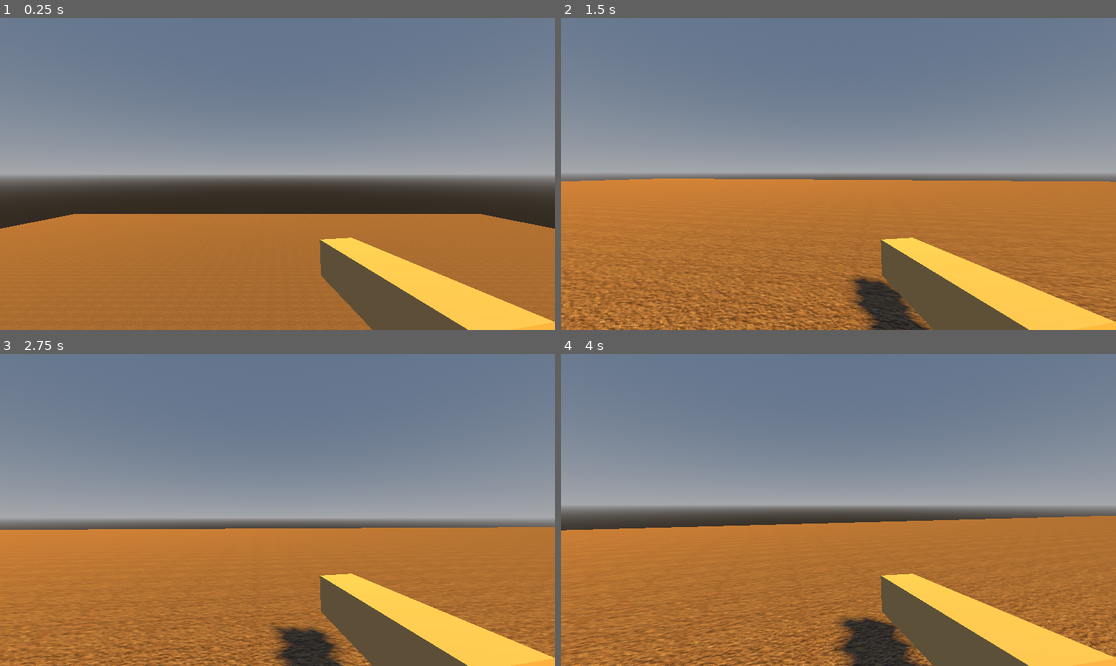
Above: before the commit, frames 1-4 (two rows, left to right).
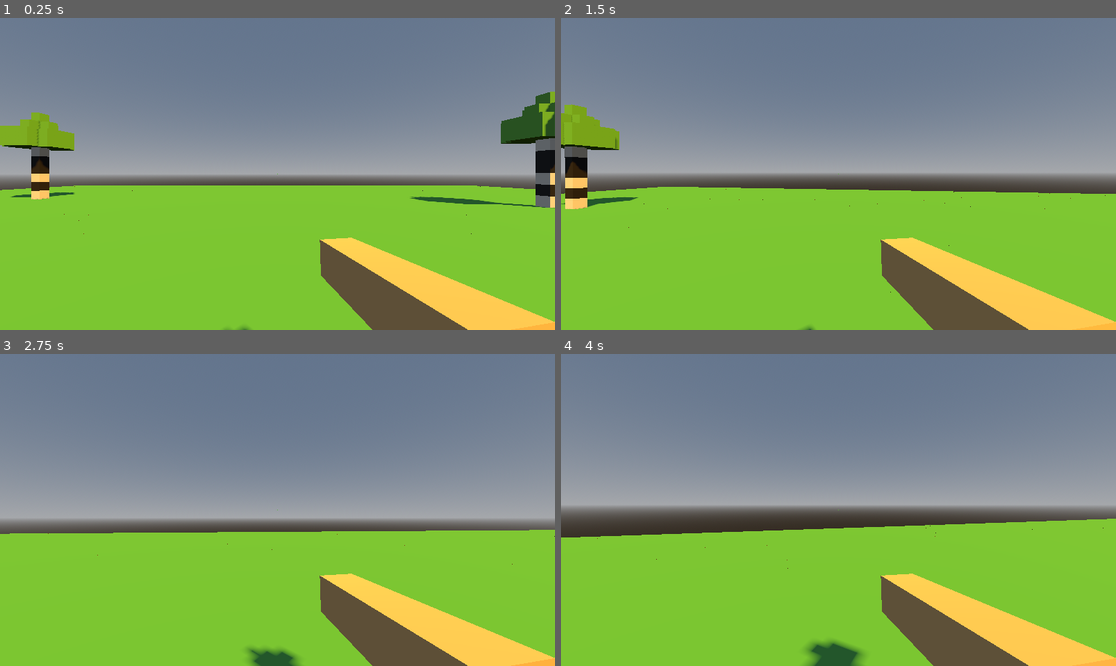
Above: after the commit, the same moments.

Repository: Shibalba/bricklayer
Game: Godot game, scene res://main.tscn
Same seed, same stepped clock (60 frames per second), same inputs: the game is played once before the commit and once after it. Sound files missing from this copy of the repository are replaced by a short silence.
Inputs (mouse positions are in pixels of both pictures, inside the frame that each line leads up to):
- Up to frame 1 (0.25 s): no input
- Up to frame 2 (1.5 s): tap Enter at 0.5 s; move the mouse to (866, 174) at 0.52 s; press the mouse at (866, 174) at 0.53 s; hold W (move_forward) from 0.53 s (still down); tap Space (jump) at 0.77 s; right-click (866, 174) at 0.8 s; move the mouse to (810, 174) at 1.27 s; release the mouse at (810, 174) at 1.28 s; right-click (810, 174) at 1.35 s
- Up to frame 3 (2.75 s): keep holding W (move_forward); tap Space (jump) at 1.52 s; click (249, 510) at 1.55 s; move the mouse to (288, 503) at 2.02 s; press the mouse at (288, 503) at 2.03 s; right-click (288, 503) at 2.3 s
- Up to frame 4 (4 s): keep holding W (move_forward); move the mouse to (832, 516) at 2.77 s; release the mouse at (832, 516) at 2.78 s; right-click (832, 516) at 2.85 s; tap Space (jump) at 3.02, 3.77 s; click (832, 516) at 3.05 s; move the mouse to (877, 513) at 3.52 s; press the mouse at (877, 513) at 3.53 s; right-click (877, 513) at 3.8 s

The runs differ from the first frame. In frame 1, 43% of the frame differs, in the area x 0-100%, y 23-100%; in frame 2, 43%, in the area x 0-100%, y 27-100%; in frame 3, 37%; in frame 4, 39%.

Commit message:
Add birch tree and ground generator functionality with associated resources
Co-authored-by: Copilot <copilot@github.com>

Diff:
--- /dev/null
+++ b/birch_tree.gd
@@ -0,0 +1,95 @@
+extends Node3D
+
+@export var trunk_height: int = 6
+@export var leaf_radius: int = 2
+@export var leaf_layers: int = 3
+@export var block_size: float = 0.5
+@export var trunk_base_y: float = 0.5
+
+@onready var blocks = $Blocks
+
+var trunk_mat: StandardMaterial3D
+var bark_mark_mat: StandardMaterial3D
+var leaf_mat: StandardMaterial3D
+var voxel_mesh: BoxMesh
+var voxel_shape: BoxShape3D
+
+
+func _ready() -> void:
+	_build_resources()
+	_build_tree()
+
+
+func _build_resources() -> void:
+	trunk_mat = StandardMaterial3D.new()
+	trunk_mat.albedo_color = Color(0.93, 0.91, 0.85)
+	trunk_mat.roughness = 1.0
+
+	bark_mark_mat = StandardMaterial3D.new()
+	bark_mark_mat.albedo_color = Color(0.16, 0.16, 0.16)
+	bark_mark_mat.roughness = 1.0
+
+	leaf_mat = StandardMaterial3D.new()
+	leaf_mat.albedo_color = Color(0.43, 0.76, 0.29)
+	leaf_mat.roughness = 1.0
+
+	voxel_mesh = BoxMesh.new()
+	voxel_mesh.size = Vector3.ONE * block_size
+
+	voxel_shape = BoxShape3D.new()
+	voxel_shape.size = Vector3.ONE * block_size
+
+
+func _build_tree() -> void:
+	for child in blocks.get_children():
+		child.queue_free()
+
+	_build_trunk()
+	_build_leaves()
+
+
+func _build_trunk() -> void:
+	for y in range(trunk_height):
+		var mat = trunk_mat
+		# Sparse dark bands help sell the birch look without textures.
+		if y == 1 or y == 3 or y == trunk_height - 2:
+			mat = bark_mark_mat
+		_add_voxel(Vector3(0, y, 0), mat)
+
+
+func _build_leaves() -> void:
+	var top_y = trunk_height
+
+	for layer in range(leaf_layers):
+		var y = top_y + layer
+		var radius = max(1, leaf_radius - int(layer / 2.0))
+
+		for x in range(-radius, radius + 1):
+			for z in range(-radius, radius + 1):
+				if abs(x) == radius and abs(z) == radius:
+					continue
+				if layer == 0 and x == 0 and z == 0:
+					continue
+				_add_voxel(Vector3(x, y, z), leaf_mat)
+
+	_add_voxel(Vector3(0, top_y + leaf_layers, 0), leaf_mat)
+
+
+func _add_voxel(grid_pos: Vector3, material: StandardMaterial3D) -> void:
+	var body = StaticBody3D.new()
+	body.position = Vector3(
+		grid_pos.x * block_size,
+		trunk_base_y + grid_pos.y * block_size,
+		grid_pos.z * block_size
+	)
+
+	var mesh_instance = MeshInstance3D.new()
+	mesh_instance.mesh = voxel_mesh
+	mesh_instance.material_override = material
+	body.add_child(mesh_instance)
+
+	var collider = CollisionShape3D.new()
+	collider.shape = voxel_shape
+	body.add_child(collider)
+
+	blocks.add_child(body)
--- /dev/null
+++ b/birch_tree.tscn
@@ -0,0 +1,8 @@
+[gd_scene format=3]
+
+[ext_resource type="Script" path="res://birch_tree.gd" id="1_c3k2h"]
+
+[node name="BirchTree" type="Node3D"]
+script = ExtResource("1_c3k2h")
+
+[node name="Blocks" type="Node3D" parent="."]
--- a/brick.tscn
+++ b/brick.tscn
@@ -9,9 +9,10 @@
 
 [sub_resource type="BoxMesh" id="BoxMesh_awxk8"]
 material = SubResource("StandardMaterial3D_nkspu")
+size = Vector3(0.5, 0.5, 0.5)
 
 [sub_resource type="ConvexPolygonShape3D" id="ConvexPolygonShape3D_5p85m"]
-points = PackedVector3Array(0.5, 0.5, 0.5, 0.5, 0.5, -0.5, -0.5, 0.5, 0.5, 0.5, -0.5, 0.5, 0.5, -0.5, -0.5, -0.5, 0.5, -0.5, -0.5, -0.5, 0.5, -0.5, -0.5, -0.5)
+points = PackedVector3Array(0.25, 0.25, 0.25, 0.25, 0.25, -0.25, -0.25, 0.25, 0.25, 0.25, -0.25, 0.25, 0.25, -0.25, -0.25, -0.25, 0.25, -0.25, -0.25, -0.25, 0.25, -0.25, -0.25, -0.25)
 
 [node name="Node3D" type="Node3D" unique_id=1276581451]
 
--- /dev/null
+++ b/ground_block.tscn
@@ -0,0 +1,22 @@
+[gd_scene format=3]
+
+[sub_resource type="BoxMesh" id="BoxMesh_ground"]
+size = Vector3(0.5, 0.5, 0.5)
+
+[sub_resource type="BoxShape3D" id="BoxShape3D_ground"]
+size = Vector3(0.5, 0.5, 0.5)
+
+[sub_resource type="Shader" id="Shader_ground"]
+code = "shader_type spatial;\n\nuniform vec4 grass_color : source_color = vec4(0.36, 0.73, 0.30, 1.0);\nuniform vec4 dirt_color : source_color = vec4(0.46, 0.30, 0.18, 1.0);\n\nvarying vec3 world_nrm;\n\nvoid vertex() {\n\tworld_nrm = normalize((MODEL_NORMAL_MATRIX * NORMAL));\n}\n\nvoid fragment() {\n\tvec3 n = normalize(world_nrm);\n\tvec3 base_color = dirt_color.rgb;\n\tif (n.y > 0.9) {\n\t\tbase_color = grass_color.rgb;\n\t}\n\tALBEDO = base_color;\n\tROUGHNESS = 1.0;\n\tMETALLIC = 0.0;\n}\n"
+
+[sub_resource type="ShaderMaterial" id="ShaderMaterial_ground"]
+shader = SubResource("Shader_ground")
+
+[node name="GroundBlock" type="StaticBody3D"]
+
+[node name="MeshInstance3D" type="MeshInstance3D" parent="."]
+mesh = SubResource("BoxMesh_ground")
+material_override = SubResource("ShaderMaterial_ground")
+
+[node name="CollisionShape3D" type="CollisionShape3D" parent="."]
+shape = SubResource("BoxShape3D_ground")
--- /dev/null
+++ b/ground_generator.gd
@@ -0,0 +1,31 @@
+extends Node3D
+
+@export var width: int = 100
+@export var depth: int = 100
+@export var block_size: float = 0.5
+@export var block_scene: PackedScene = preload("res://ground_block.tscn")
+
+@onready var blocks = $Blocks
+
+
+func _ready() -> void:
+	_generate_ground()
+
+
+func _generate_ground() -> void:
+	for child in blocks.get_children():
+		child.queue_free()
+
+	# Anchor generation to exact block-size multiples so it matches build snapping.
+	var start_x = -floor(width * 0.5) * block_size
+	var start_z = -floor(depth * 0.5) * block_size
+
+	for x in range(width):
+		for z in range(depth):
+			var block = block_scene.instantiate()
+			block.position = Vector3(
+				start_x + x * block_size,
+				0.0,
+				start_z + z * block_size
+			)
+			blocks.add_child(block)
--- a/main.tscn
+++ b/main.tscn
@@ -5,6 +5,8 @@
 [ext_resource type="Texture2D" uid="uid://buabfdshtghnl" path="res://Terrain12_img.jpg" id="2_1bvp3"]
 [ext_resource type="Script" uid="uid://505lvloaswbs" path="res://pause_menu.gd" id="3_h2yge"]
 [ext_resource type="Script" path="res://controls_overlay.gd" id="4_1x8sf"]
+[ext_resource type="PackedScene" path="res://birch_tree.tscn" id="5_2d8qk"]
+[ext_resource type="Script" path="res://ground_generator.gd" id="6_e1t97"]
 
 [sub_resource type="ProceduralSkyMaterial" id="ProceduralSkyMaterial_0xm2m"]
 
@@ -93,10 +95,13 @@
 size = Vector3(1, 2, 1)
 
 [sub_resource type="BoxMesh" id="BoxMesh_h2yge"]
-
-[sub_resource type="StandardMaterial3D" id="StandardMaterial3D_1bvp3"]
-transparency = 1
-albedo_color = Color(1, 1, 1, 0.4862745)
+size = Vector3(0.5, 0.5, 0.5)
+
+[sub_resource type="Shader" id="Shader_1bvp3"]
+code = "shader_type spatial;\nrender_mode unshaded, wireframe, cull_disabled;\n\nvoid fragment() {\n\tALBEDO = vec3(0.0, 0.0, 0.0);\n\tALPHA = 1.0;\n}\n"
+
+[sub_resource type="ShaderMaterial" id="ShaderMaterial_1bvp3"]
+shader = SubResource("Shader_1bvp3")
 
 [node name="Main" type="Node3D" unique_id=1609097307]
 
@@ -112,17 +117,36 @@
 shadow_normal_bias = 1.0
 
 [node name="Floor" type="StaticBody3D" parent="." unique_id=1306167417]
+transform = Transform3D(1, 0, 0, 0, 1, 0, 0, 0, 1, 0, -0.5, 0)
 physics_material_override = SubResource("PhysicsMaterial_lquwl")
 
 [node name="MeshInstance3D" type="MeshInstance3D" parent="Floor" unique_id=377108446]
+visible = false
 mesh = SubResource("BoxMesh_7mycd")
 surface_material_override/0 = SubResource("StandardMaterial3D_h2yge")
 
 [node name="CollisionShape3D" type="CollisionShape3D" parent="Floor" unique_id=526340134]
 shape = SubResource("ConvexPolygonShape3D_ig7tw")
 
+[node name="GroundGenerator" type="Node3D" parent="."]
+script = ExtResource("6_e1t97")
+
+[node name="Blocks" type="Node3D" parent="GroundGenerator"]
+
+[node name="BirchTreeA" parent="." instance=ExtResource("5_2d8qk")]
+transform = Transform3D(1, 0, 0, 0, 1, 0, 0, 0, 1, 8, 0, 8)
+
+[node name="BirchTreeB" parent="." instance=ExtResource("5_2d8qk")]
+transform = Transform3D(1, 0, 0, 0, 1, 0, 0, 0, 1, -10, 0, 6)
+
+[node name="BirchTreeC" parent="." instance=ExtResource("5_2d8qk")]
+transform = Transform3D(1, 0, 0, 0, 1, 0, 0, 0, 1, 12, 0, -9)
+
+[node name="BirchTreeD" parent="." instance=ExtResource("5_2d8qk")]
+transform = Transform3D(1, 0, 0, 0, 1, 0, 0, 0, 1, -14, 0, -12)
+
 [node name="Player" type="CharacterBody3D" parent="." unique_id=1941755123]
-transform = Transform3D(1, 0, 0, 0, 1, 0, 0, 0, 1, 0, 5.7149963, 0)
+transform = Transform3D(1, 0, 0, 0, 1, 0, 0, 0, 1, 0, 2, 0)
 script = ExtResource("1_ig7tw")
 
 [node name="CollisionShape3D" type="CollisionShape3D" parent="Player" unique_id=556174717]
@@ -360,7 +384,7 @@
 
 [node name="PreviewBrick" type="MeshInstance3D" parent="." unique_id=564981442]
 mesh = SubResource("BoxMesh_h2yge")
-surface_material_override/0 = SubResource("StandardMaterial3D_1bvp3")
+surface_material_override/0 = SubResource("ShaderMaterial_1bvp3")
 
 [connection signal="pressed" from="CanvasLayer/PauseMenu/MainButtons/ContinueButton" to="CanvasLayer/PauseMenu" method="_on_continue_button_pressed"]
 [connection signal="pressed" from="CanvasLayer/PauseMenu/MainButtons/SettingsButton" to="CanvasLayer/PauseMenu" method="_on_settings_button_pressed"]
--- a/player.gd
+++ b/player.gd
@@ -4,14 +4,13 @@
 @export var stick_sensitivity = 1.5
 @export var stick_look_speed = 2.5
 @export var brick_scene: PackedScene = preload("res://brick.tscn")
-@export var build_range: float = 10.0
+@export var build_range: float = 2.0
 var color_index: int = 0
 
 @onready var camera = $Head/Camera3D
 @onready var preview_brick = get_parent().get_node("PreviewBrick")
 
 # PRELOAD ASSETS (Loads once at start, not every click)
-@onready var dust_particles = preload("res://dust_cloud.tscn")
 @onready var place_sfx = preload("res://click.wav")
 @onready var anim_player = $AnimationPlayer
 
@@ -23,7 +22,17 @@
 
 const SPEED = 5.0
 const JUMP_VELOCITY = 4.5
+const BRICK_SIZE = 0.5
+const HALF_BRICK = BRICK_SIZE * 0.5
 var current_color: Color = Color.DARK_RED
+
+
+func _snap_to_grid(pos: Vector3) -> Vector3:
+	return Vector3(
+		round(pos.x / BRICK_SIZE) * BRICK_SIZE,
+		round(pos.y / BRICK_SIZE) * BRICK_SIZE,
+		round(pos.z / BRICK_SIZE) * BRICK_SIZE
+	)
 
 
 func _ready():
@@ -117,51 +126,49 @@
 
 
 func update_preview():
-	# 1. Safety check: make sure the node actually exists
 	if not preview_brick:
 		return
 
 	var space_state = get_world_3d().direct_space_state
-	var mouse_pos = get_viewport().get_mouse_position()
-	var from = camera.project_ray_origin(mouse_pos)
-	var to = from + camera.project_ray_normal(mouse_pos) * build_range
+	var from = camera.global_transform.origin
+	var to = from + (-camera.global_transform.basis.z * build_range)
 	var query = PhysicsRayQueryParameters3D.create(from, to)
 	query.exclude = [self.get_rid()]
 
 	var result = space_state.intersect_ray(query)
-
 	if result:
+		if result.collider and result.collider.name == "Floor":
+			preview_brick.visible = false
+			return
+
 		preview_brick.visible = true
-		var spawn_pos = result.position + result.normal * 0.5
-		preview_brick.global_position = Vector3(round(spawn_pos.x), round(spawn_pos.y), round(spawn_pos.z))
-
-		# 2. Safety check: Ensure the brick has a material to color
-		if preview_brick.material_override == null:
-			preview_brick.material_override = StandardMaterial3D.new()
-			preview_brick.material_override.transparency = BaseMaterial3D.TRANSPARENCY_ALPHA
-
-		# 3. Apply the color safely
-		var preview_color = current_color
-		preview_color.a = 0.5 # Make it semi-transparent
-		preview_brick.material_override.albedo_color = preview_color
+		var n = result.normal.normalized()
+		var target_center = result.collider.global_transform.origin
+		preview_brick.global_position = target_center + n * (HALF_BRICK + 0.01)
+
+		# Show only the targeted face by flattening one axis.
+		if abs(n.x) > 0.5:
+			preview_brick.scale = Vector3(0.02, 1.0, 1.0)
+		elif abs(n.y) > 0.5:
+			preview_brick.scale = Vector3(1.0, 0.02, 1.0)
+		else:
+			preview_brick.scale = Vector3(1.0, 1.0, 0.02)
 	else:
 		preview_brick.visible = false
 
 
 func place_brick():
 	var space_state = get_world_3d().direct_space_state
-	var mouse_pos = get_viewport().get_mouse_position()
-
-	var from = camera.project_ray_origin(mouse_pos)
-	var to = from + camera.project_ray_normal(mouse_pos) * build_range
+	var from = camera.global_transform.origin
+	var to = from + (-camera.global_transform.basis.z * build_range)
 	var query = PhysicsRayQueryParameters3D.create(from, to)
 	query.exclude = [self.get_rid()]
 
 	var result = space_state.intersect_ray(query)
 
 	if result:
-		var spawn_pos = result.position + result.normal * 0.5
-		var snapped_pos = Vector3(round(spawn_pos.x), round(spawn_pos.y), round(spawn_pos.z))
+		var spawn_pos = result.position + result.normal * HALF_BRICK
+		var snapped_pos = _snap_to_grid(spawn_pos)
 
 		# 1. Instantiate and Add Brick to the container
 		var new_brick = brick_scene.instantiate()
@@ -175,14 +182,9 @@
 			new_mat.albedo_color = current_color
 			mesh.material_override = new_mat
 
-		# 3. Spawn Particles (Juice!)
-		var particles = dust_particles.instantiate()
-		get_tree().root.add_child(particles)
-		particles.global_position = snapped_pos
-
 		anim_player.play("place_brick")
 
-		# 4. Play Sound (Juice!)
+		# 3. Play Sound (Juice!)
 		var sfx = AudioStreamPlayer.new()
 		sfx.stream = place_sfx
 		get_tree().root.add_child(sfx)
@@ -192,10 +194,8 @@
 
 func remove_brick():
 	var space_state = get_world_3d().direct_space_state
-	var mouse_pos = get_viewport().get_mouse_position()
-
-	var from = camera.project_ray_origin(mouse_pos)
-	var to = from + camera.project_ray_normal(mouse_pos) * build_range
+	var from = camera.global_transform.origin
+	var to = from + (-camera.global_transform.basis.z * build_range)
 	var query = PhysicsRayQueryParameters3D.create(from, to)
 	query.exclude = [self.get_rid()]
 
Not shown, added: birch_tree.gd.uid
Not shown, added: ground_generator.gd.uid
